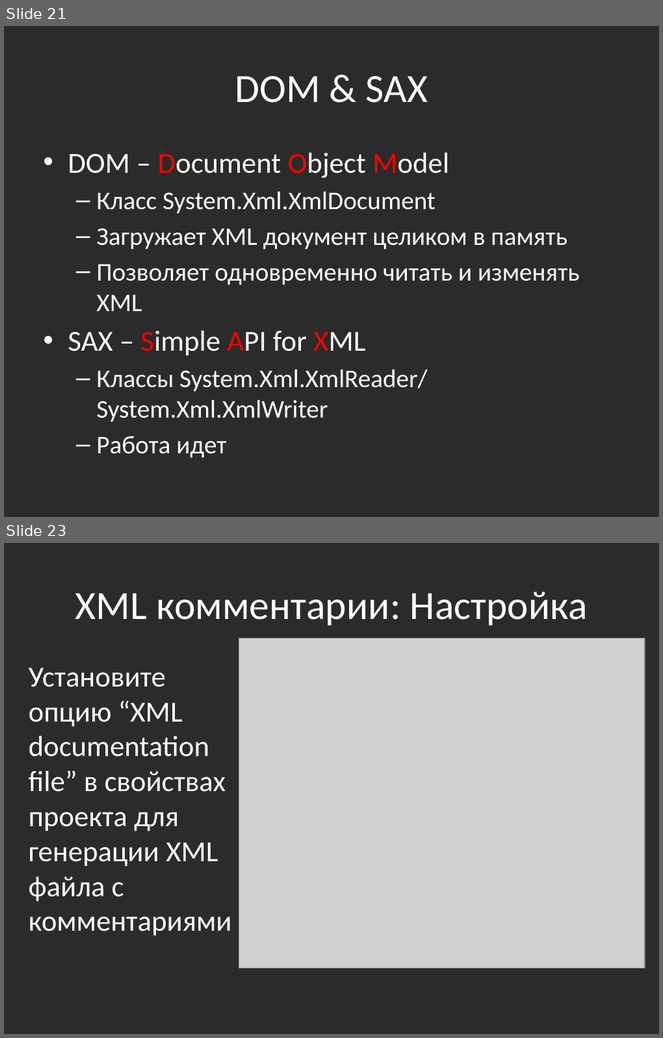
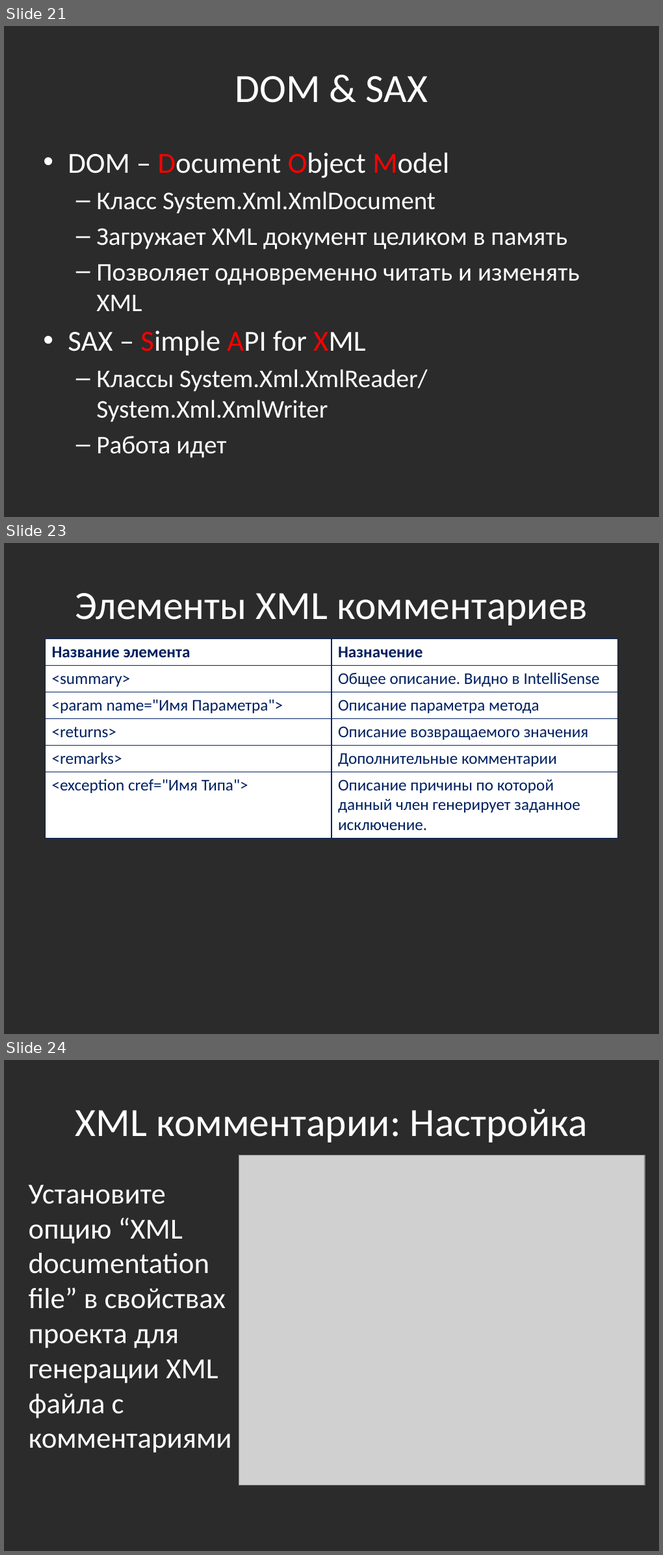
Before and after one commit to bazile/Training, a slide deck: Presentation/lesson-06-xml.pptx. Shown one above the other, each under a label of ours: slides 21 and 23 before the commit, slides 21, 23 and 24 after it; the slides between them are not shown. The pictures are 663x1038 and 663x1555 pixels, drawn with LibreOffice and Linux fonts; fonts in the diff are those of the drawing; grey boxes stand for pictures; background and template pictures are left out; a plain dark background stands for a picture behind light text. Boxes give left, top, right and bottom in pixels: in the first picture for what was removed or moved away, otherwise in the second. Text is boxed around its words. In the diff, an @@ line names an element or a change of style, - is before the commit and + after.

```diff
--- a/Presentation/lesson-06-xml.pptx
+++ b/Presentation/lesson-06-xml.pptx
@@ slide 23 added at <box>4,543,659,1034</box>, background picture (left out) @@
@@ title added at <box>75,593,588,626</box>, 44 pt, text #FFFFFF @@
+Элементы XML комментариев
@@ table added at <box>46,639,618,838</box>, 6 rows, 2 columns @@
+Название элемента | Назначение
+<summary> | Общее описание. Видно в IntelliSense
+<param name="Имя Параметра"> | Описание параметра метода
+<returns> | Описание возвращаемого значения
+<remarks> | Дополнительные комментарии
+<exception cref="Имя Типа"> | Описание причины по которой данный член генерирует заданное исключение.
@@ what was slide 23 is now slide 24 @@
```
Also in this commit, not shown: 1 slide changed.
